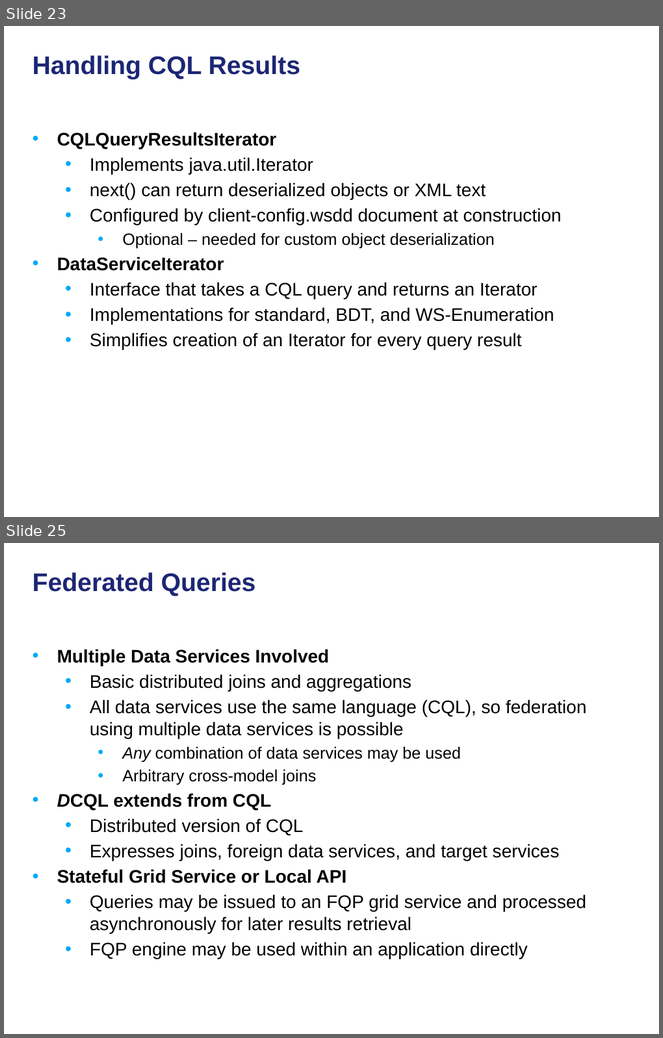
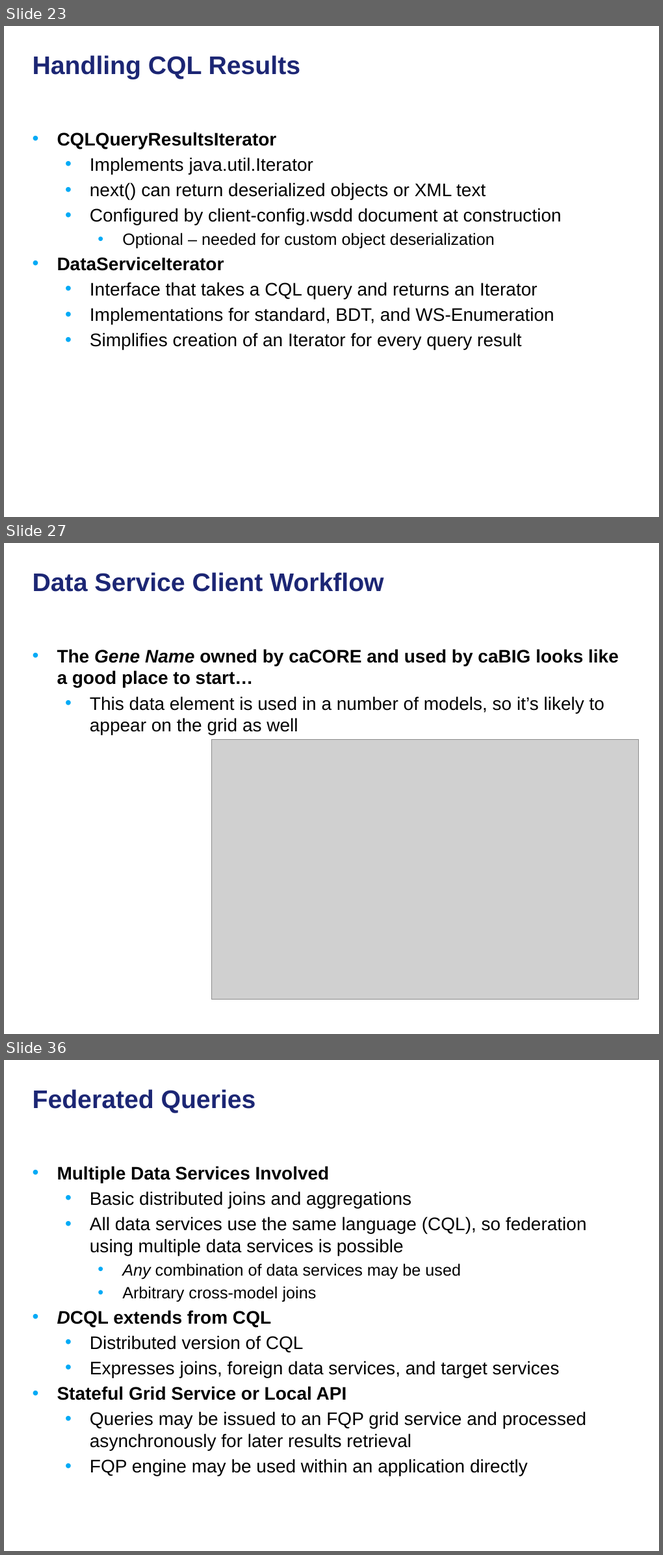
Before and after one commit to NCIP/cagrid-docs, a slide deck: presentations/200906_Novartis/caGrid Data Services.pptx. Shown one above the other, each under a label of ours: slides 23 and 25 before the commit, slides 23, 27 and 36 after it; the slides between them are not shown. The pictures are 663x1038 and 663x1555 pixels, drawn with LibreOffice and Linux fonts; fonts in the diff are those of the drawing; grey boxes stand for pictures; background and template pictures are left out. Boxes give left, top, right and bottom in pixels: in the first picture for what was removed or moved away, otherwise in the second. Text is boxed around its words. In the diff, an @@ line names an element or a change of style, - is before the commit and + after.

```diff
--- a/presentations/200906_Novartis/caGrid Data Services.pptx
+++ b/presentations/200906_Novartis/caGrid Data Services.pptx
@@ slide 27 added at (x1=4, y1=543, x2=659, y2=1034), background picture (left out) @@
@@ title added at (x1=33, y1=572, x2=384, y2=592), 28 pt, text #1C2674, bold @@
+Data Service Client Workflow
@@ text added at (x1=57, y1=649, x2=619, y2=735), 20 pt, text #000000 @@
+• The Gene Name owned by caCORE and used by caBIG looks like a good place to start…
+  • This data element is used in a number of models, so it’s likely to appear on the grid as well
@@ picture added at (x1=212, y1=739, x2=639, y2=1000) @@
@@ what was slide 25 is now slide 36 @@
```
Also in this commit, not shown: 12 other slides added, 1 slide removed.
